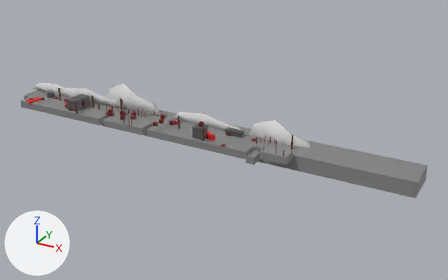
The Blender file assets/map_city.blend: old version first, new version second.
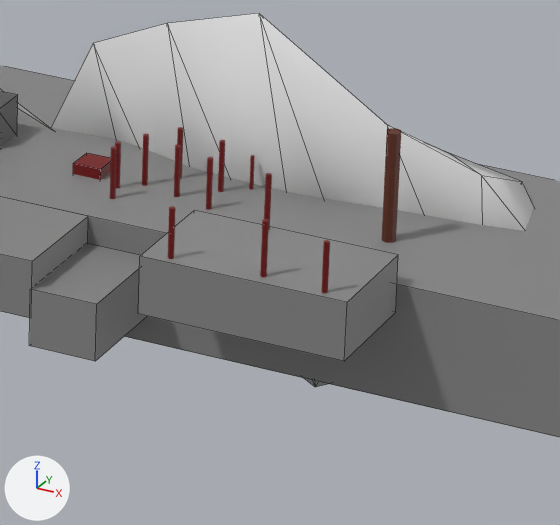
The first picture shows the older version from a camera (50 mm lens) standing at (131.3, -128.4, 64.9) and looking at (57.1, 6.3, -2.5). The close-ups show both versions on the part from 54% to 70% of the width and 42% to 66% of the height of that picture; other places that the commit changed are outside them. Lighting does not change. The marker at lower left points along +X, +Y and +Z. The close-ups show mesh edges as thin lines.

Script lines for the objects in view, before the commit:
```python
me_cube_004 = bpy.data.meshes.new('Cube.004')
me_cube_004.from_pydata(...)  # a box spanning x -0.5..0.5, y -0.5..0.5, z -0.5..0.5
me_cube_004.materials.append(mat_road)  # grey #868686
me_cube_030 = bpy.data.meshes.new('Cube.030')
me_cube_030.from_pydata(...)  # 24 vertices, 12 faces; spans x -1.5..1.5, y -1.5..1.5, z 0.0..3.0
me_cube_030.materials.append(mat_stone)  # dark grey #575757
me_ogon_002 = bpy.data.meshes.new('Ogon.002')
me_ogon_002.from_pydata(...)  # 17 vertices, 30 faces; spans x -0.25..0.24, y 0.48..2.92, z 0.14..0.79
ob_ground_004 = bpy.data.objects.new('Ground.004', me_cube_004)
ob_ground_004.location = (69.89, -1.45, -1.48)
ob_ground_004.rotation_euler = (0.0, 0.0, 1.571)  # degrees (0, 0, 90)
ob_ground_004.scale = (4.0, 2.35, 2.0)
ob_house_004 = bpy.data.objects.new('House.004', me_cube_030)
ob_house_004.location = (62.93, 4.68, 0.44)
ob_house_004.rotation_euler = (0.0, 0.0, 1.571)  # degrees (0, 0, 90)
ob_house_004.scale = (0.5, 0.5, 0.5)
ob_ogon_004 = bpy.data.objects.new('Ogon.004', me_ogon_002)
ob_ogon_004.location = (87.09, 7.02, -10.27)
ob_ogon_004.rotation_euler = (0.0, 0.0, 1.571)  # degrees (0, 0, 90)
ob_ogon_004.scale = (12.0, 8.0, 22.0)
# also in view: 'Bush.016' at (67.3, 3.9, 0.4); 'Ground.007' at (49.7, 5.5, -1.5); 'Slup.011' at (78.0, 3.5, 2.3); 'Ground.001' at (53.8, -1.5, -0.5); 'Ground.006' at (76.0, -1.5, 0.5)
```
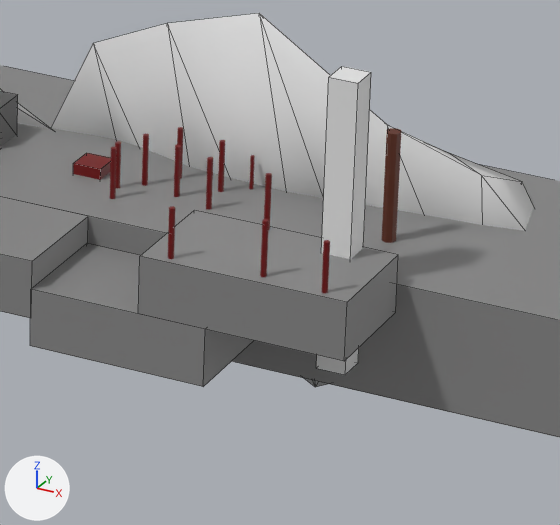
What the commit changed:
Mesh me_cube_043 is new.
It is a box spanning x -0.5..0.5, y -0.5..0.5, z -0.5..0.5.
Object 'Ground.004' (ob_ground_004) moves from (69.89, -1.45, -1.48) to (71.79, -1.45, -1.48).
Object 'Ground.004' (ob_ground_004) is rescaled from (4.0, 2.35, 2.0) to (4.0, 6.11, 2.0).
Object 'Exit' (ob_exit) is new; it shows me_cube_043.
Its location is (77.9, 0.0, 2.5).
Its scale is (1.0, 1.0, 10.0).

What differs and where, as boxes [x1, y1, x2, y2] in the close-ups (560 x 525 px):
'Ground.004', moved, rescaled (89% wider, 22% taller)
    before: [29, 244, 147, 361]
    after: [30, 244, 254, 387]
'Exit', added
    after: [316, 66, 371, 375]
